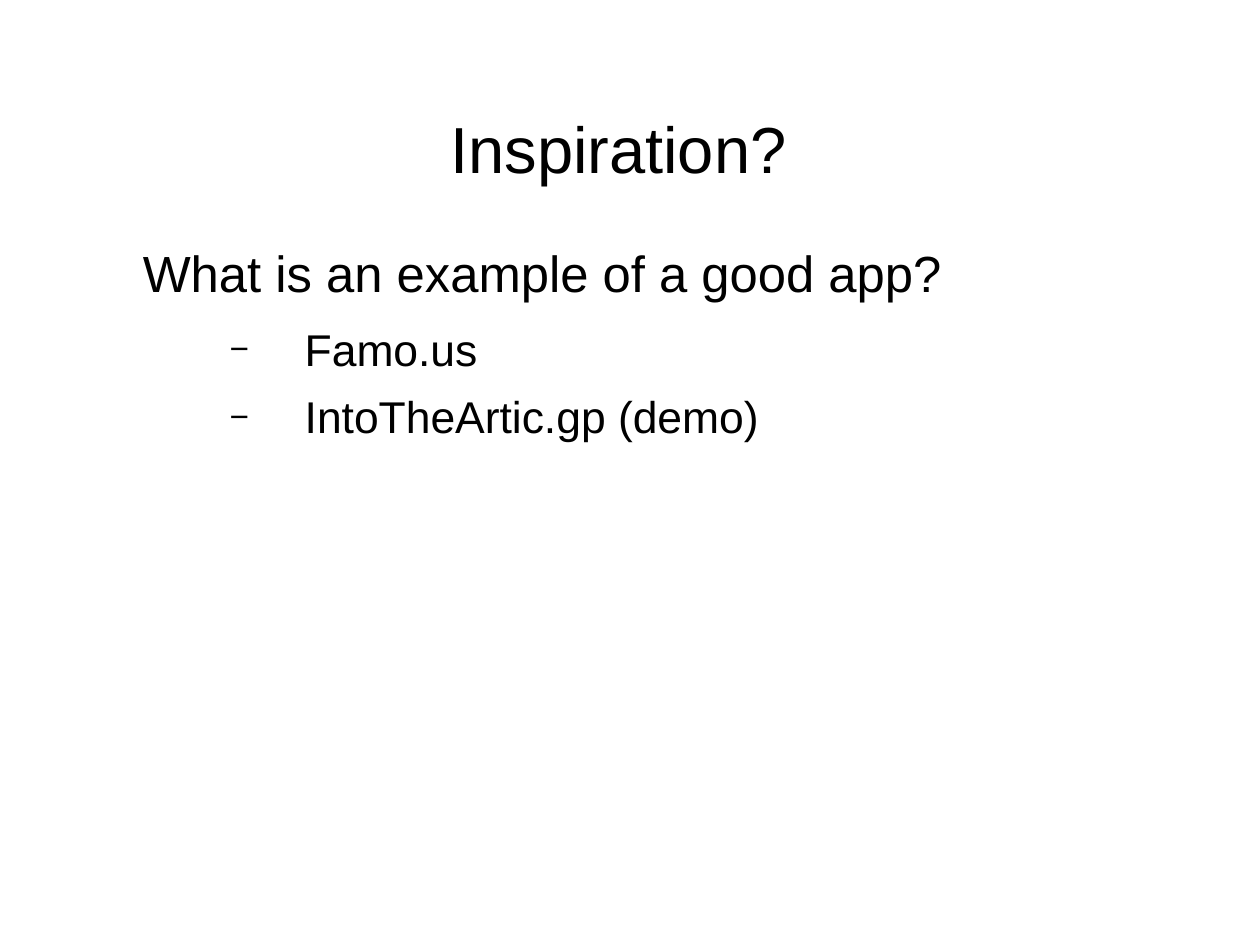
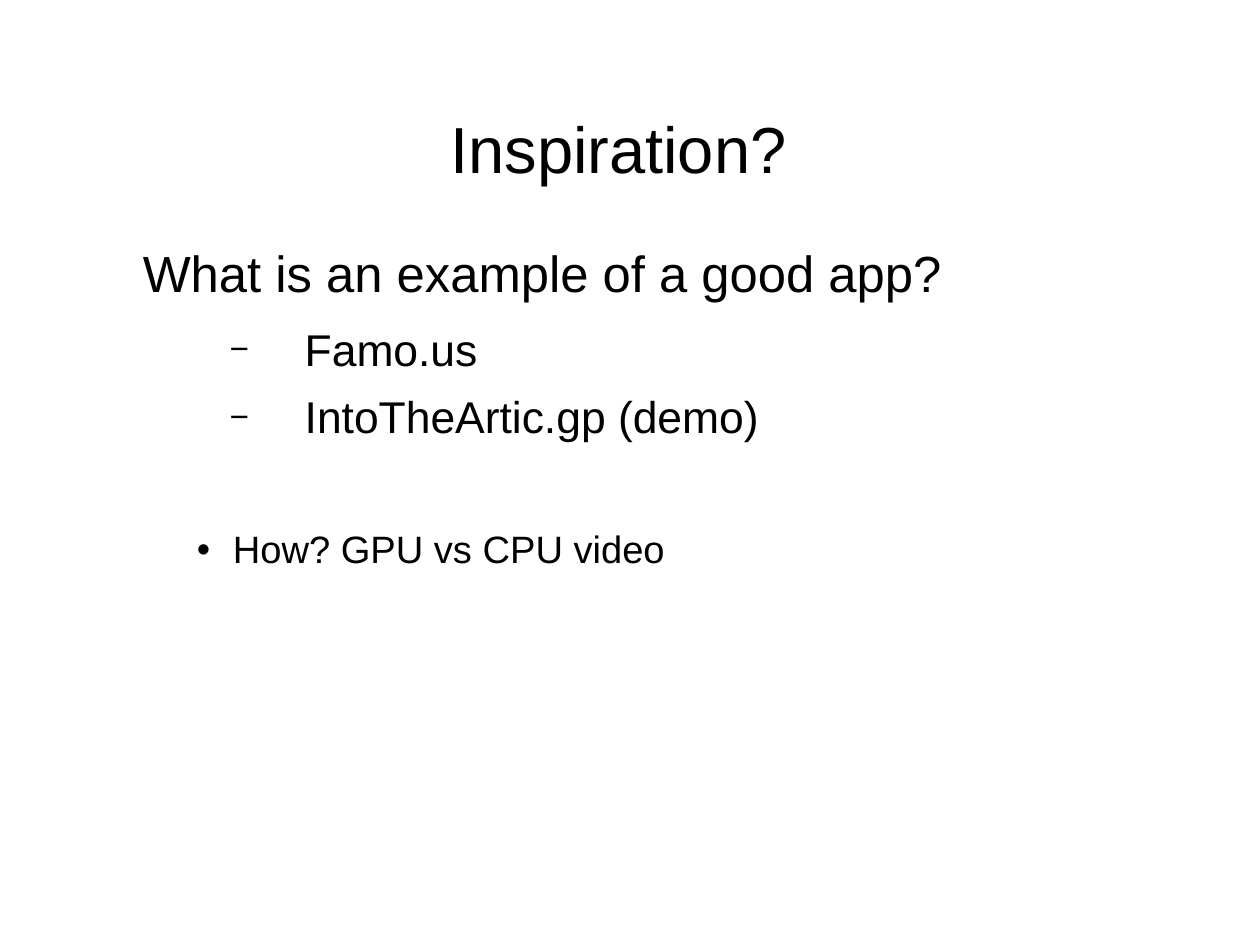
Before and after one commit to shawea/blueGrass, a slide deck: slide 10 of trainTheTrainer/2of2.odp (slide 1 before the commit). Drawn at 1260x945 pixels with LibreOffice and Linux fonts; fonts in the diff are those of the drawing; background and template pictures are left out. Boxes give left, top, right and bottom in pixels: in the first picture for what was removed or moved away, otherwise in the second. Text is boxed around its words. In the diff, an @@ line names an element or a change of style, - is before the commit and + after.

```diff
--- a/trainTheTrainer/2of2.odp
+++ b/trainTheTrainer/2of2.odp
@@ text at box(233, 535, 665, 564): paragraph added @@
+    • How? GPU vs CPU video
```
Also in this commit, not shown: 2 other slides changed, 6 slides added, 6 slides removed, 4 other files.
